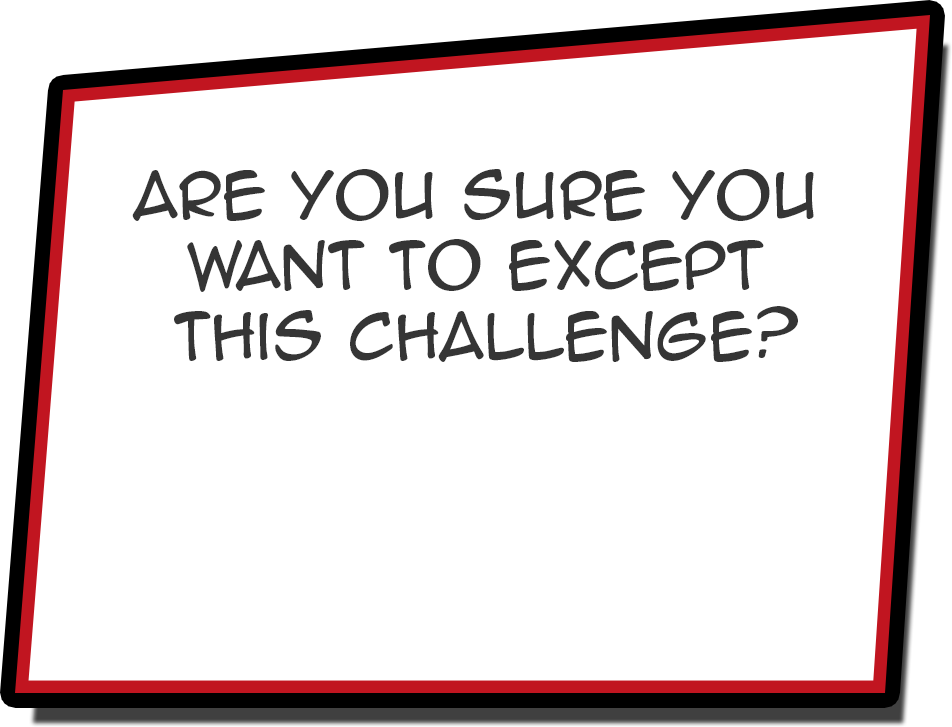
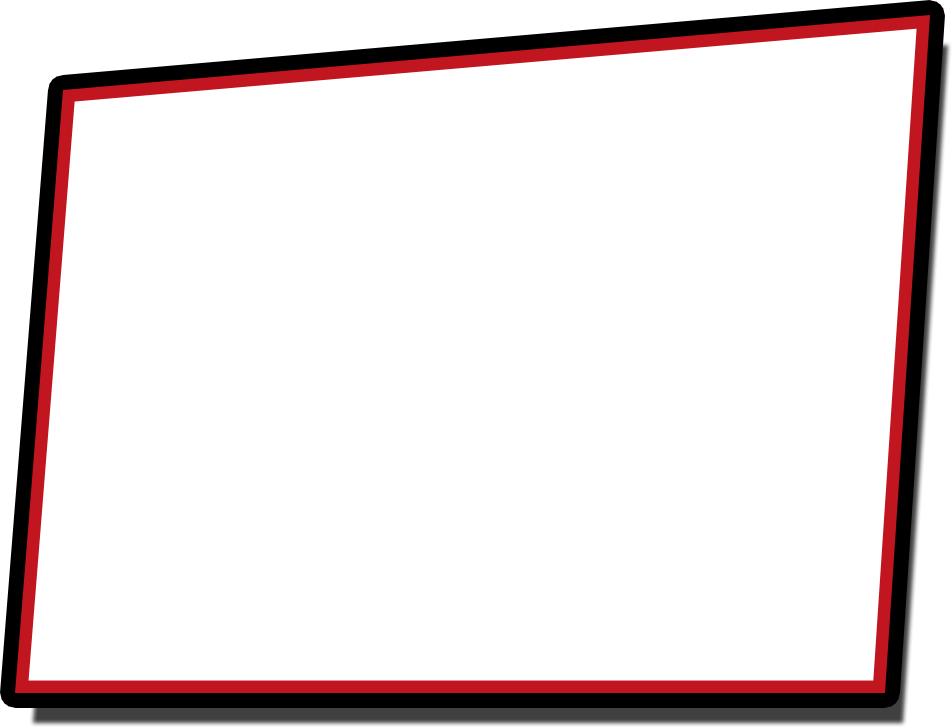
Layers edited between the first and the second 952px x 727px image:
hid "Are You sure you want to except this challenge?" over box(132, 169, 814, 362)
